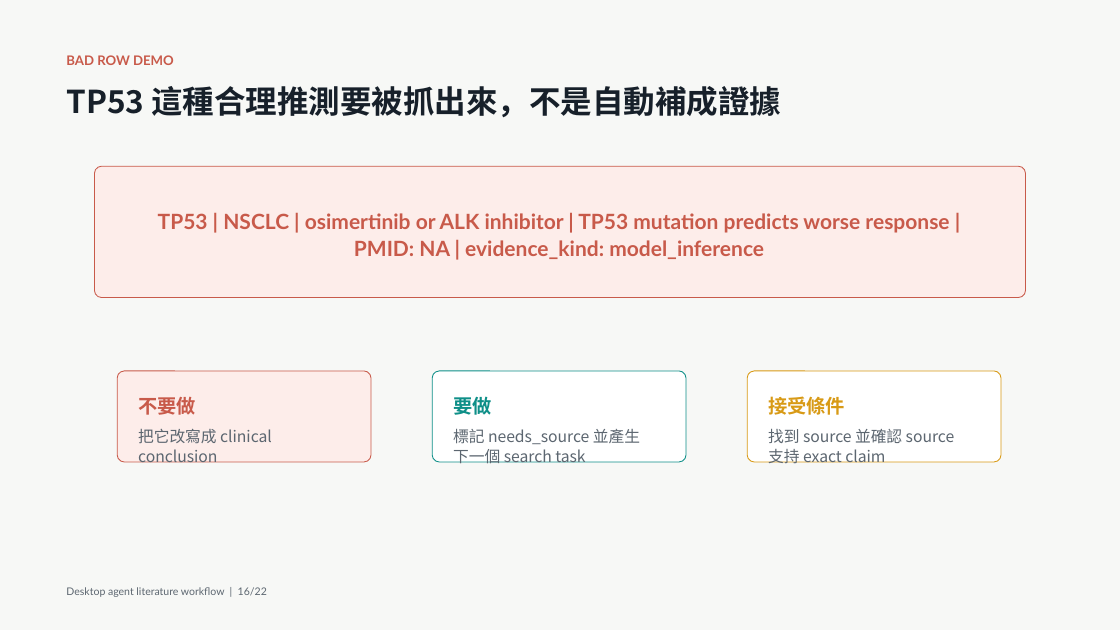
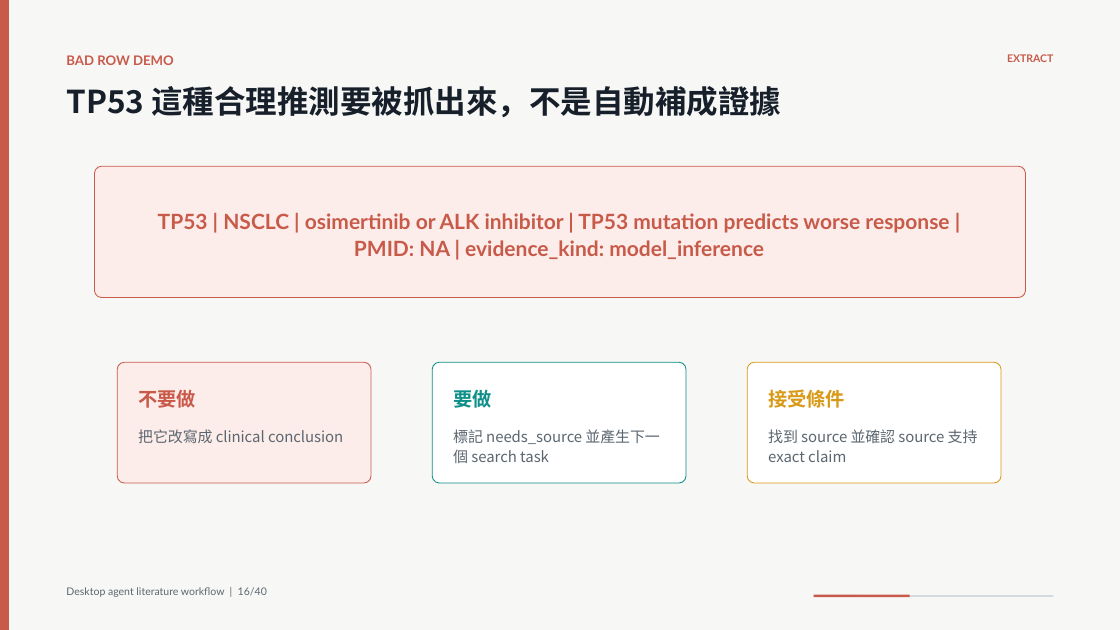
Before and after one commit to godkin1211/LLM_applications_on_BioMedicalData, a slide deck: slide 16 of slides/lesson-04-desktop-agent-literature-evidence-workflow-animated.pptx. Drawn at 1120x630 pixels with LibreOffice and Linux fonts; fonts in the diff are those of the drawing. Boxes give left, top, right and bottom in pixels: in the first picture for what was removed or moved away, otherwise in the second. Text is boxed around its words. In the diff, an @@ line names an element or a change of style, - is before the commit and + after.

```diff
--- a/slides/lesson-04-desktop-agent-literature-evidence-workflow-animated.pptx
+++ b/slides/lesson-04-desktop-agent-literature-evidence-workflow-animated.pptx
@@ rectangle added at (x1=0, y1=0, x2=8, y2=630), fill #C85A4A, outline #C85A4A 0 pt @@
@@ text added at (x1=1007, y1=54, x2=1053, y2=62), 9 pt, text #C85A4A, bold @@
+EXTRACT
@@ rounded rectangle resized from (x1=118, y1=371, x2=371, y2=462) to (x1=118, y1=362, x2=371, y2=483) @@
@@ text "不要做" moved from (x1=138, y1=397, x2=196, y2=415) to (x1=138, y1=390, x2=196, y2=408) @@
@@ rounded rectangle resized from (x1=433, y1=371, x2=686, y2=462) to (x1=433, y1=362, x2=686, y2=483) @@
@@ text "要做" moved from (x1=453, y1=393, x2=491, y2=419) to (x1=453, y1=386, x2=491, y2=412) @@
@@ proportions changed in 3 elements at (x1=118, y1=362, x2=371, y2=483), (x1=433, y1=362, x2=686, y2=483), (x1=748, y1=362, x2=1002, y2=483) @@
@@ rounded rectangle resized from (x1=748, y1=371, x2=1002, y2=462) to (x1=748, y1=362, x2=1002, y2=483) @@
@@ text "接受條件" moved from (x1=768, y1=396, x2=845, y2=415) to (x1=768, y1=389, x2=845, y2=408) @@
@@ size 13.5 to 12.8 pt; line spacing 1.08 to 1.12 in 3 elements at (x1=768, y1=429, x2=978, y2=462), (x1=453, y1=429, x2=659, y2=463), (x1=138, y1=429, x2=343, y2=443) @@
@@ text at (x1=66, y1=587, x2=267, y2=597): text changed @@
-Desktop agent literature workflow | 16/22
+Desktop agent literature workflow | 16/40
@@ line added from (814, 596) to (1054, 596), #D4DADD 1.5 pt @@
@@ line added from (814, 596) to (910, 596), #C85A4A 2.25 pt @@
```
Also in this commit, not shown: 21 other slides changed, 18 slides added, 8 other files.
